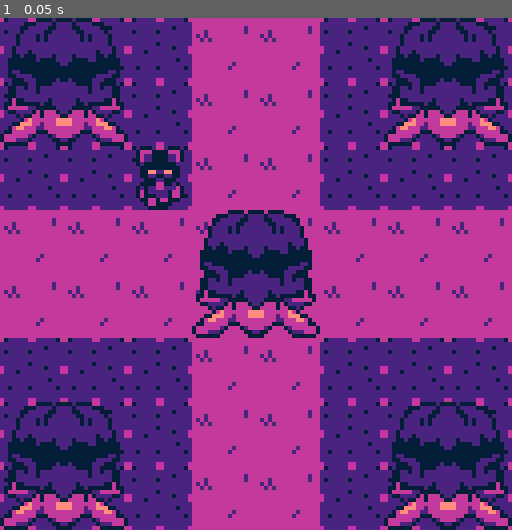
Above: before the commit, frame 1.
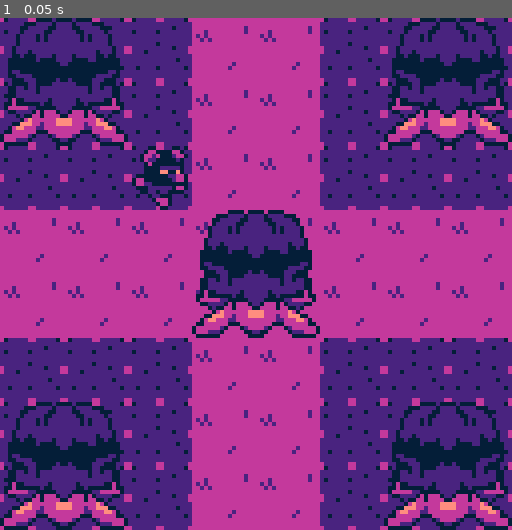
Above: after the commit, the same moment.

Repository: youssefevan/spring2023-uncc-jam2
Game: Godot game, scene res://Scenes/Rooms/RoomB.tscn
Two runs of this game, one before a commit and one after it. Both use one fixed random seed, a clock stepped at 60 frames per second and the inputs below. This scene is started directly instead of the project's main scene.
Inputs:
- Up to frame 1 (0.05 s): no input

The runs differ from the first frame. In frame 1, 0.6% of the frame differs, in the area x 25-37%, y 25-38%.
Error in both runs: Invalid get index 'global_position' (on base: 'Nil'). (res://Scripts/Enemy.gd:20)

Commit message:
Rat anim setup

Diff:
--- a/Scenes/Enemy.tscn
+++ b/Scenes/Enemy.tscn
@@ -12,13 +12,144 @@
 [sub_resource type="RectangleShape2D" id=6]
 extents = Vector2( 5, 7 )
 
+[sub_resource type="Animation" id=10]
+resource_name = "East"
+length = 0.8
+loop = true
+tracks/0/type = "value"
+tracks/0/path = NodePath("Sprite:frame")
+tracks/0/interp = 1
+tracks/0/loop_wrap = true
+tracks/0/imported = false
+tracks/0/enabled = true
+tracks/0/keys = {
+"times": PoolRealArray( 0, 0.2, 0.4, 0.6 ),
+"transitions": PoolRealArray( 1, 1, 1, 1 ),
+"update": 1,
+"values": [ 6, 8, 7, 8 ]
+}
+
+[sub_resource type="Animation" id=8]
+resource_name = "North"
+length = 0.8
+loop = true
+tracks/0/type = "value"
+tracks/0/path = NodePath("Sprite:frame")
+tracks/0/interp = 1
+tracks/0/loop_wrap = true
+tracks/0/imported = false
+tracks/0/enabled = true
+tracks/0/keys = {
+"times": PoolRealArray( 0, 0.2, 0.4, 0.6 ),
+"transitions": PoolRealArray( 1, 1, 1, 1 ),
+"update": 1,
+"values": [ 9, 11, 10, 11 ]
+}
+
+[sub_resource type="Animation" id=11]
+resource_name = "NorthEast"
+length = 0.8
+loop = true
+tracks/0/type = "value"
+tracks/0/path = NodePath("Sprite:frame")
+tracks/0/interp = 1
+tracks/0/loop_wrap = true
+tracks/0/imported = false
+tracks/0/enabled = true
+tracks/0/keys = {
+"times": PoolRealArray( 0, 0.2, 0.4, 0.6 ),
+"transitions": PoolRealArray( 1, 1, 1, 1 ),
+"update": 1,
+"values": [ 18, 20, 19, 20 ]
+}
+
+[sub_resource type="Animation" id=12]
+resource_name = "NorthWest"
+length = 0.8
+loop = true
+tracks/0/type = "value"
+tracks/0/path = NodePath("Sprite:frame")
+tracks/0/interp = 1
+tracks/0/loop_wrap = true
+tracks/0/imported = false
+tracks/0/enabled = true
+tracks/0/keys = {
+"times": PoolRealArray( 0, 0.2, 0.4, 0.6 ),
+"transitions": PoolRealArray( 1, 1, 1, 1 ),
+"update": 1,
+"values": [ 21, 23, 22, 23 ]
+}
+
+[sub_resource type="Animation" id=7]
+resource_name = "South"
+length = 0.8
+loop = true
+tracks/0/type = "value"
+tracks/0/path = NodePath("Sprite:frame")
+tracks/0/interp = 1
+tracks/0/loop_wrap = true
+tracks/0/imported = false
+tracks/0/enabled = true
+tracks/0/keys = {
+"times": PoolRealArray( 0, 0.2, 0.4, 0.6 ),
+"transitions": PoolRealArray( 1, 1, 1, 1 ),
+"update": 1,
+"values": [ 0, 2, 1, 2 ]
+}
+
+[sub_resource type="Animation" id=13]
+resource_name = "SouthEast"
+length = 0.8
+loop = true
+tracks/0/type = "value"
+tracks/0/path = NodePath("Sprite:frame")
+tracks/0/interp = 1
+tracks/0/loop_wrap = true
+tracks/0/imported = false
+tracks/0/enabled = true
+tracks/0/keys = {
+"times": PoolRealArray( 0, 0.2, 0.4, 0.6 ),
+"transitions": PoolRealArray( 1, 1, 1, 1 ),
+"update": 1,
+"values": [ 12, 14, 13, 14 ]
+}
+
+[sub_resource type="Animation" id=14]
+resource_name = "SouthWest"
+length = 0.8
+loop = true
+tracks/0/type = "value"
+tracks/0/path = NodePath("Sprite:frame")
+tracks/0/interp = 1
+tracks/0/loop_wrap = true
+tracks/0/imported = false
+tracks/0/enabled = true
+tracks/0/keys = {
+"times": PoolRealArray( 0, 0.2, 0.4, 0.6 ),
+"transitions": PoolRealArray( 1, 1, 1, 1 ),
+"update": 1,
+"values": [ 15, 17, 16, 17 ]
+}
+
+[sub_resource type="Animation" id=9]
+resource_name = "West"
+length = 0.8
+loop = true
+tracks/0/type = "value"
+tracks/0/path = NodePath("Sprite:frame")
+tracks/0/interp = 1
+tracks/0/loop_wrap = true
+tracks/0/imported = false
+tracks/0/enabled = true
+tracks/0/keys = {
+"times": PoolRealArray( 0, 0.2, 0.4, 0.6 ),
+"transitions": PoolRealArray( 1, 1, 1, 1 ),
+"update": 1,
+"values": [ 3, 5, 4, 5 ]
+}
+
 [node name="Enemy" type="KinematicBody2D"]
 script = ExtResource( 2 )
-
-[node name="Sprite" type="Sprite" parent="."]
-texture = ExtResource( 1 )
-hframes = 3
-vframes = 8
 
 [node name="Collider" type="CollisionShape2D" parent="."]
 position = Vector2( 0, 2 )
@@ -39,4 +170,20 @@
 [node name="Collider" type="CollisionShape2D" parent="Hurtbox"]
 shape = SubResource( 6 )
 
+[node name="Sprite" type="Sprite" parent="."]
+texture = ExtResource( 1 )
+hframes = 3
+vframes = 8
+frame = 12
+
+[node name="Animator" type="AnimationPlayer" parent="."]
+anims/East = SubResource( 10 )
+anims/North = SubResource( 8 )
+anims/NorthEast = SubResource( 11 )
+anims/NorthWest = SubResource( 12 )
+anims/South = SubResource( 7 )
+anims/SouthEast = SubResource( 13 )
+anims/SouthWest = SubResource( 14 )
+anims/West = SubResource( 9 )
+
 [connection signal="area_entered" from="Hurtbox" to="." method="_on_Hurtbox_area_entered"]
--- a/Scripts/Enemy.gd
+++ b/Scripts/Enemy.gd
@@ -24,10 +24,15 @@
 	if health <= 0:
 		die()
 
+	animate()
+
 	move_and_slide(velocity)
 
+func animate():
+	pass
+
 func die():
-	queue_free()
+	call_deferred("free")
 
 func _on_Hurtbox_area_entered(area):
 	if area.is_in_group("Player"):
Not shown: 1 places in Scenes/Enemy.tscn that only renumber resources
